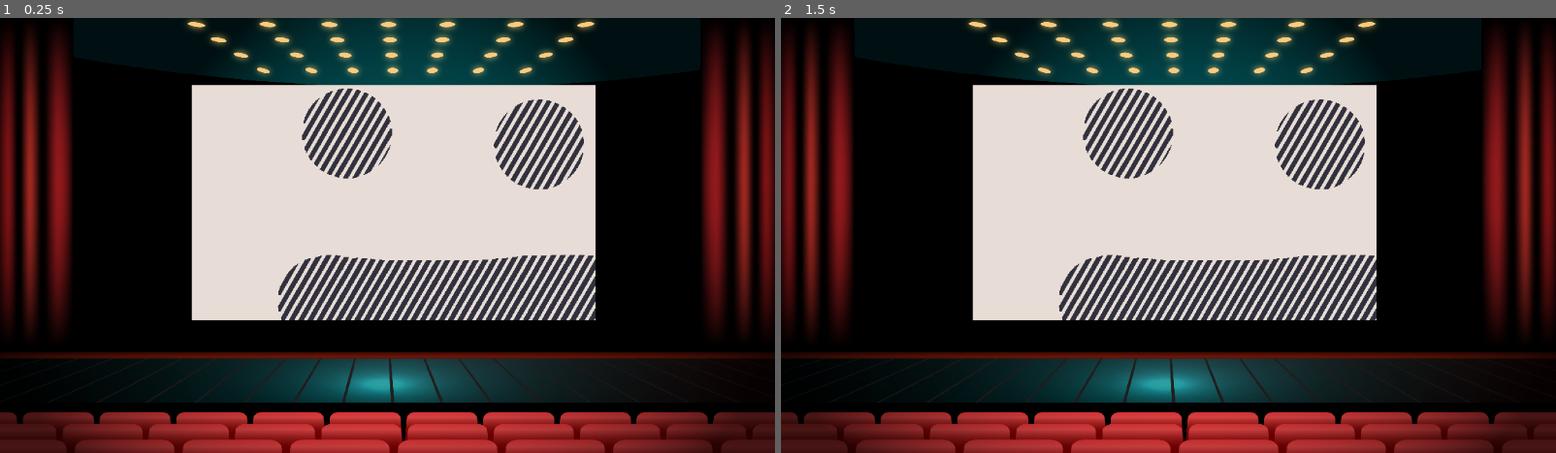
Above: before the commit, frames 1-2 (left to right).
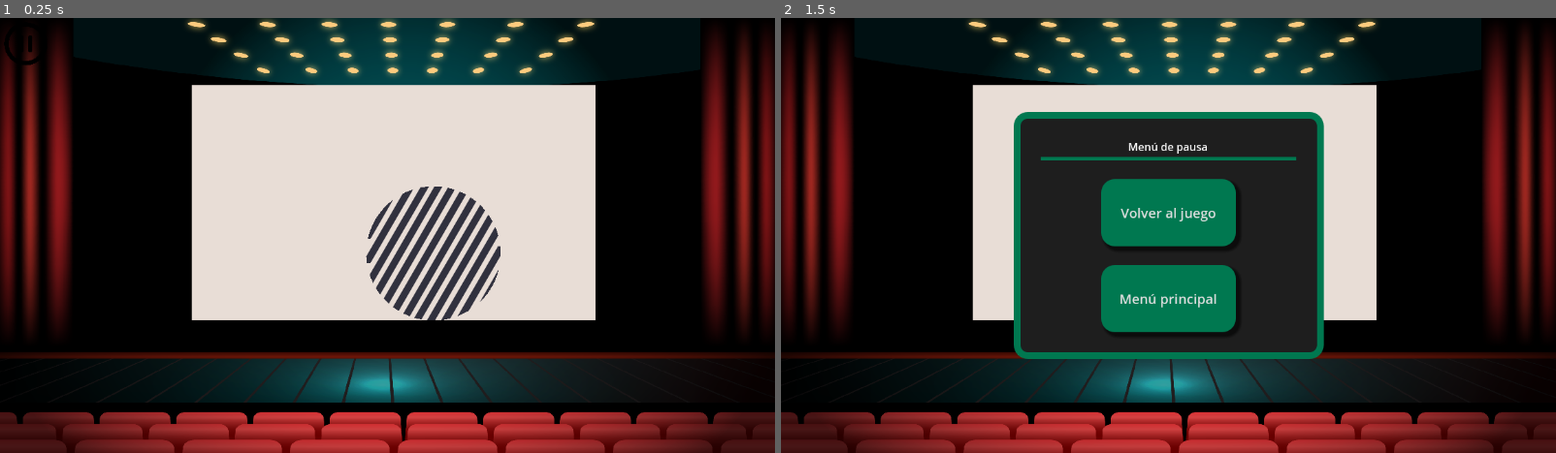
Above: after the commit, the same moments.

Repository: mamRobles/Las_ratas_dan_la_lata
Game: Godot game, scene res://MINI2/Scenes/MINI2.tscn
The game is run twice, just before and just after one commit, with the same random seed, the same clock (stepped at 60 frames per second) and the same inputs. This scene is started directly instead of the project's main scene.
Inputs (mouse positions are in pixels of both pictures, inside the frame that each line leads up to):
- Up to frame 1 (0.25 s): no input
- Up to frame 2 (1.5 s): click (804, 44) at 0.5 s; click "Volver al juego" at 1.25 s

The runs differ from the first frame. In frame 1, 7.9% of the frame differs, in the area x 0-77%, y 4-70%; in frame 2, 24%, in the area x 30-77%, y 16-79%.

Commit message:
Nosfegatu aparece en eventos aleatorios, he puesto imágenes temporales para todos los eventos y añadido temporizadores para que las animaciones funcionen bien, la hora de la bestia parece innecesaria, pero en caso de que diese la absurda casualidad de que se tiren 50 segundos esperando a nosfegatu está bien tenerla

Diff:
--- a/MINI2/Scenes/MINI2.tscn
+++ b/MINI2/Scenes/MINI2.tscn
@@ -8,6 +8,7 @@
 [node name="Mini2" type="Node"]
 
 [node name="Pausa" parent="." instance=ExtResource("1_rpd07")]
+z_index = 10
 
 [node name="Node2D" type="Node2D" parent="."]
 script = ExtResource("2_heduh")
--- a/MINI2/Scenes/imagen-MINI2.tscn
+++ b/MINI2/Scenes/imagen-MINI2.tscn
@@ -1,24 +1,41 @@
-[gd_scene load_steps=7 format=3 uid="uid://daf7dutp5qfb3"]
+[gd_scene load_steps=15 format=3 uid="uid://daf7dutp5qfb3"]
 
 [ext_resource type="Script" uid="uid://b7m4dg450sdol" path="res://MINI2/Scripts/imagen_mini_2.gd" id="1_fqoey"]
 [ext_resource type="Texture2D" uid="uid://0yyl767ixhqo" path="res://MINI2/Sprites/MINI2-cine1.png" id="1_wdfsv"]
 [ext_resource type="Texture2D" uid="uid://dbtfo0ab1ibki" path="res://MINI2/Sprites/MINI2-cine2.png" id="2_fqoey"]
+[ext_resource type="Texture2D" uid="uid://dbx3kl1eyl45w" path="res://MINI2/Sprites/atico.png" id="2_ftrew"]
+[ext_resource type="Texture2D" uid="uid://coc2e3lh7i248" path="res://MINI2/Sprites/atico_abierto.png" id="3_13aeu"]
 [ext_resource type="Texture2D" uid="uid://1s1phtw4imyg" path="res://MINI2/Sprites/MINI2-cine3.png" id="3_u4vdm"]
 [ext_resource type="Texture2D" uid="uid://bk4asrcmihw4a" path="res://MINI2/Sprites/nosfegatu.png" id="5_u4vdm"]
+[ext_resource type="Texture2D" uid="uid://j62wgmbhdth4" path="res://MINI2/Sprites/puerta.png" id="5_up620"]
+[ext_resource type="Texture2D" uid="uid://b5o4jcsv0c5bc" path="res://MINI2/Sprites/puerta_abierta.png" id="6_vaxtw"]
+[ext_resource type="Texture2D" uid="uid://d1a8pxkyngckp" path="res://MINI2/Sprites/ventana.png" id="7_ypsy3"]
+[ext_resource type="Texture2D" uid="uid://diip8dbsp5hsw" path="res://MINI2/Sprites/ventana_abierta.png" id="8_a0q3l"]
+[ext_resource type="Texture2D" uid="uid://24mjtxg0om41" path="res://MINI2/Sprites/ataud.png" id="9_vf4w7"]
+[ext_resource type="Texture2D" uid="uid://um8l7blypblu" path="res://MINI2/Sprites/ataud_abierto.png" id="10_eprnv"]
 
 [sub_resource type="SpriteFrames" id="SpriteFrames_l8dvp"]
 animations = [{
-"frames": [],
+"frames": [{
+"duration": 1.0,
+"texture": ExtResource("2_ftrew")
+}],
 "loop": true,
 "name": &"atico",
 "speed": 5.0
 }, {
-"frames": [],
+"frames": [{
+"duration": 1.0,
+"texture": ExtResource("3_13aeu")
+}],
 "loop": true,
 "name": &"atico_no",
 "speed": 5.0
 }, {
-"frames": [],
+"frames": [{
+"duration": 1.0,
+"texture": ExtResource("3_13aeu")
+}],
 "loop": true,
 "name": &"atico_si",
 "speed": 5.0
@@ -37,47 +54,74 @@
 "name": &"default",
 "speed": 5.0
 }, {
-"frames": [],
+"frames": [{
+"duration": 1.0,
+"texture": ExtResource("5_up620")
+}],
 "loop": true,
 "name": &"puerta",
 "speed": 5.0
 }, {
-"frames": [],
+"frames": [{
+"duration": 1.0,
+"texture": ExtResource("6_vaxtw")
+}],
 "loop": true,
 "name": &"puerta_no",
 "speed": 5.0
 }, {
-"frames": [],
+"frames": [{
+"duration": 1.0,
+"texture": ExtResource("6_vaxtw")
+}],
 "loop": true,
 "name": &"puerta_si",
 "speed": 5.0
 }, {
-"frames": [],
+"frames": [{
+"duration": 1.0,
+"texture": ExtResource("9_vf4w7")
+}],
 "loop": true,
 "name": &"tumba",
 "speed": 5.0
 }, {
-"frames": [],
+"frames": [{
+"duration": 1.0,
+"texture": ExtResource("10_eprnv")
+}],
 "loop": true,
 "name": &"tumba_no",
 "speed": 5.0
 }, {
-"frames": [],
+"frames": [{
+"duration": 1.0,
+"texture": ExtResource("10_eprnv")
+}],
 "loop": true,
 "name": &"tumba_si",
 "speed": 5.0
 }, {
-"frames": [],
+"frames": [{
+"duration": 1.0,
+"texture": ExtResource("7_ypsy3")
+}],
 "loop": true,
 "name": &"ventana",
 "speed": 5.0
 }, {
-"frames": [],
+"frames": [{
+"duration": 1.0,
+"texture": ExtResource("8_a0q3l")
+}],
 "loop": true,
 "name": &"ventana_no",
 "speed": 5.0
 }, {
-"frames": [],
+"frames": [{
+"duration": 1.0,
+"texture": ExtResource("8_a0q3l")
+}],
 "loop": true,
 "name": &"ventana_si",
 "speed": 5.0
@@ -93,10 +137,8 @@
 script = ExtResource("1_fqoey")
 
 [node name="AnimatedSprite2D" type="AnimatedSprite2D" parent="."]
-position = Vector2(-10, -96)
-scale = Vector2(0.67, 0.67)
 sprite_frames = SubResource("SpriteFrames_l8dvp")
-animation = &"ventana_si"
+animation = &"tumba"
 speed_scale = 0.2
 centered = false
 
--- a/MINI2/Scripts/Mini2.gd
+++ b/MINI2/Scripts/Mini2.gd
@@ -11,7 +11,7 @@
 	if($"Imagen-mini2".sin_evento):
 		$"Imagen-mini2".sin_evento=false
 		#random entre 3 y 6
-		var tiempo:int =(randi()%10)+6
+		var tiempo:int =(randi()%4)+4
 		await get_tree().create_timer(tiempo).timeout
 		hora_del_evento.emit()
 
--- a/MINI2/Scripts/imagen_mini_2.gd
+++ b/MINI2/Scripts/imagen_mini_2.gd
@@ -13,12 +13,16 @@
 
 
 func _evento(evento:String)->void:
+	while (get_tree().paused==true):
+		pass
 	$AnimatedSprite2D.play("{n}".format({"n":evento}))
+	await get_tree().create_timer(0.5).timeout
 	var gatu:bool = randi()%2
 
 	if(gatu or hora_de_la_bestia):
 		#aparece nosfegatu
 		$AnimatedSprite2D.play("{n}_si".format({"n":evento}))
+		await get_tree().create_timer(0.5).timeout
 		$nosfegatu.show()
 		nosfegatu_aparece.emit()
 	else:
Binary file added: MINI2/Sprites/ataud.png
Not shown, added: MINI2/Sprites/ataud.png.import
Binary file added: MINI2/Sprites/ataud_abierto.png
Not shown, added: MINI2/Sprites/ataud_abierto.png.import
Binary file added: MINI2/Sprites/atico.png
Not shown, added: MINI2/Sprites/atico.png.import
Binary file added: MINI2/Sprites/atico_abierto.png
Not shown, added: MINI2/Sprites/atico_abierto.png.import
Binary file added: MINI2/Sprites/puerta.png
Not shown, added: MINI2/Sprites/puerta.png.import
Binary file added: MINI2/Sprites/puerta_abierta.png
Not shown, added: MINI2/Sprites/puerta_abierta.png.import
(and 5 more such lines)
